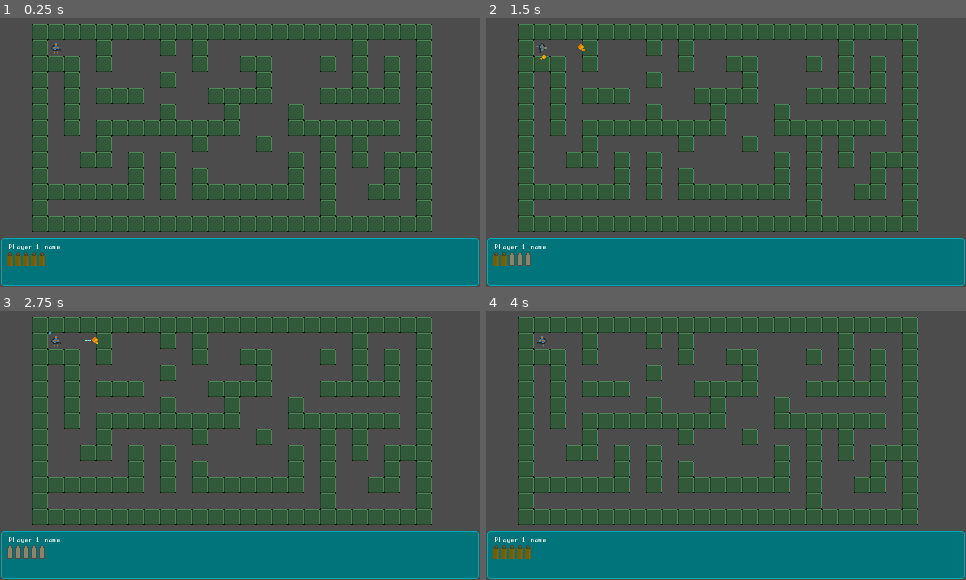
Above: before the commit, frames 1-4 (two rows, left to right).
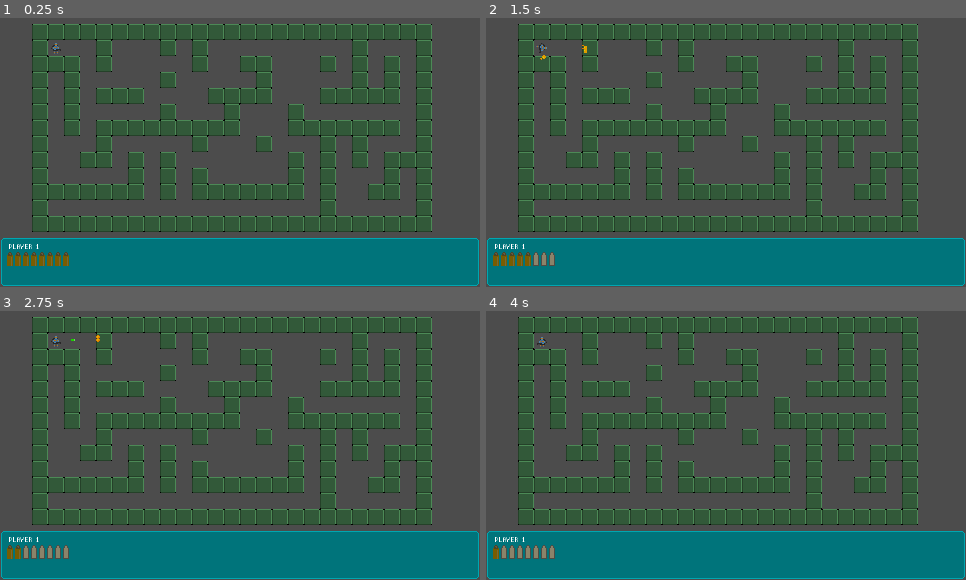
Above: after the commit, the same moments.

Repository: ffekete/WizardOfRogue
Game: Godot game, scene res://Scenes/Game/Main.tscn
Same seed, same stepped clock (60 frames per second), same inputs: the game is played once before the commit and once after it. Sound files missing from this copy of the repository are replaced by a short silence.
Inputs:
- Up to frame 1 (0.25 s): no input
- Up to frame 2 (1.5 s): tap Enter at 0.5 s; hold Right (ui_right) 0.53-1.28 s; hold Space (ui_fire) 0.53-1.28 s; hold Down (ui_down) from 1.28 s (still down); tap Space (ui_fire) at 1.35 s
- Up to frame 3 (2.75 s): release Down (ui_down) at 2.03 s; hold Right (ui_right) from 2.03 s (still down); hold Space (ui_fire) from 2.03 s (still down)
- Up to frame 4 (4 s): release Right (ui_right) at 2.78 s; release Space (ui_fire) at 2.78 s; hold Up (ui_up) 2.78-3.53 s; tap Space (ui_fire) at 2.85, 3.5 s; hold Left (ui_left) from 3.53 s (still down); hold Space (ui_fire) from 3.53 s (still down)

The runs differ from the first frame. In frame 1, 0.2% of the frame differs, in the area x 2-15%, y 84-93%; in frame 2, 0.5%; in frame 3, 0.4%; in frame 4, 0.5%, in the area x 2-15%, y 9-93%.

Commit message:
added laser gatling

Diff:
--- /dev/null
+++ b/Scenes/Game/Bullet/GatlingLaserBullet.tscn
@@ -0,0 +1,34 @@
+[gd_scene load_steps=6 format=2]
+
+[ext_resource path="res://sprites/GatlingLaserBullet.png" type="Texture" id=1]
+[ext_resource path="res://Scripts/Game/Bullet/GatlingLaserBullet.gd" type="Script" id=2]
+
+[sub_resource type="AtlasTexture" id=1]
+atlas = ExtResource( 1 )
+region = Rect2( 0, 0, 4, 2 )
+
+[sub_resource type="SpriteFrames" id=2]
+animations = [ {
+"frames": [ SubResource( 1 ) ],
+"loop": true,
+"name": "default",
+"speed": 1.5
+} ]
+
+[sub_resource type="RectangleShape2D" id=3]
+extents = Vector2( 2.00339, 0.937621 )
+
+[node name="Area2D" type="Area2D"]
+collision_layer = 8
+collision_mask = 6
+script = ExtResource( 2 )
+
+[node name="AnimatedSprite" type="AnimatedSprite" parent="."]
+frames = SubResource( 2 )
+
+[node name="AudioStreamPlayer" type="AudioStreamPlayer" parent="."]
+
+[node name="CollisionShape2D" type="CollisionShape2D" parent="."]
+shape = SubResource( 3 )
+
+[connection signal="area_shape_entered" from="." to="." method="_on_Area2D_area_shape_entered"]
--- a/Scenes/Game/Main.tscn
+++ b/Scenes/Game/Main.tscn
@@ -53,7 +53,8 @@
 margin_right = -140.115
 margin_bottom = -9.72534
 custom_fonts/font = SubResource( 3 )
-text = "Player 1 name"
+text = "Player 1"
+uppercase = true
 __meta__ = {
 "_edit_use_anchors_": false
 }
--- /dev/null
+++ b/Scenes/Game/Weapon/GatlingLaser.tscn
@@ -0,0 +1,12 @@
+[gd_scene load_steps=4 format=2]
+
+[ext_resource path="res://Scripts/Game/Weapon/GatlingLaser.gd" type="Script" id=1]
+[ext_resource path="res://sounds/gatling.wav" type="AudioStream" id=2]
+[ext_resource path="res://Scenes/Game/Bullet/GatlingLaserBullet.tscn" type="PackedScene" id=3]
+
+[node name="Node2D" type="Node2D"]
+script = ExtResource( 1 )
+Bullet = ExtResource( 3 )
+
+[node name="AudioStreamPlayer" type="AudioStreamPlayer" parent="."]
+stream = ExtResource( 2 )
--- /dev/null
+++ b/Scripts/Game/Bullet/GatlingLaserBullet.gd
@@ -0,0 +1,35 @@
+extends Area2D
+
+var main = load("res://Scenes/Game/Main.tscn")
+var explode = load("res://Scenes/Game/Explode.tscn")
+
+var speed
+var direction
+var started
+
+func set_speed(val):
+	speed = val
+
+func set_direction(val):
+	direction = Vector2(val.x, val.y)
+
+func set_position(val):
+	position = Vector2(val.x, val.y)
+
+func _ready():
+	started = false
+
+func _process(delta):
+	if(started):
+		position.x += direction.x * delta * speed
+		position.y += direction.y * delta * speed
+
+func start():
+	started = true
+
+func _on_Area2D_area_shape_entered(area_id, area, area_shape, local_shape):
+	var e = explode.instance()
+	e.position = position
+	e.rotation_degrees = rotation_degrees
+	get_parent().add_child(e)
+	get_parent().remove_child(self)
--- a/Scripts/Game/Player.gd
+++ b/Scripts/Game/Player.gd
@@ -5,6 +5,7 @@
 
 var main = load("res://Scenes/Game/Main.tscn")
 var laser_rifle = load("res://Scenes/Game/Weapon/LaserRifle.tscn")
+var laser_gatling = load("res://Scenes/Game/Weapon/GatlingLaser.tscn")
 
 export var speed = 0.75
 export var turn_speed = 0.15
@@ -26,7 +27,7 @@
 # Called when the node enters the scene tree for the first time.
 func _ready():
 
-	weapon = laser_rifle.instance()
+	weapon = laser_gatling.instance()
 
 	screen_size = get_viewport_rect().size
 	$AnimatedSprite.flip_h = false
@@ -92,7 +93,7 @@
 			elif(attack_timer.is_stopped()):
 				reload_timer.start(weapon.reload_speed)
 				weapon.ammo = weapon.max_ammo
-				reload_anim.frames.set_animation_speed("default", weapon.reload_speed * 5)
+				reload_anim.frames.set_animation_speed("default", 5.0 / weapon.reload_speed)
 				reload_anim.z_as_relative = false
 				reload_anim.z_index = 999
 
--- /dev/null
+++ b/Scripts/Game/Weapon/GatlingLaser.gd
@@ -0,0 +1,46 @@
+extends Node2D
+
+export (PackedScene) var Bullet
+export (PackedScene) var Main
+
+export var attack_speed = 0.2
+export var max_ammo = 8
+export var reload_speed = 2
+export var ammo = 0
+export var randomness = 6.0
+
+func _ready():
+	pass # Replace with function body.
+
+func _shoot(position, currentDir, parent):
+	var bullet = Bullet.instance()
+	bullet.position.x = position.x
+	bullet.position.y = position.y
+	parent.add_child(bullet)
+	bullet.set_speed(150)
+	ammo -= 1
+
+	var direction
+
+	if(currentDir == "up"):
+		direction = Vector2(0 + randf() / randomness - 1 / randomness / 2.0, -1)
+		bullet.rotation_degrees = 90.0
+
+	if(currentDir == "down"):
+		direction = Vector2(0 + randf() / randomness - 1 / randomness / 2.0, 1)
+		bullet.rotation_degrees = 270.0
+
+	if(currentDir == "right"):
+		direction = Vector2(1, 0 + randf() / randomness - 1 / randomness / 2.0)
+		bullet.rotation_degrees = 0.0
+
+	if(currentDir == "left"):
+		direction = Vector2(-1, 0 + randf() / randomness - 1 / randomness / 2.0)
+		bullet.rotation_degrees = 180.0
+
+	bullet.set_direction(direction)
+	bullet.set_position(position)
+	bullet.start()
+
+func reload_finished():
+	$AudioStreamPlayer.play()
Not shown, added: sounds/gatling.wav.import
Binary file added: sprites/GatlingLaserBullet.png
Not shown, added: sprites/GatlingLaserBullet.png.import
Not shown, added: sounds/gatling.wav
Not shown, added: sprites/GatlingLaserBullet.hxl
